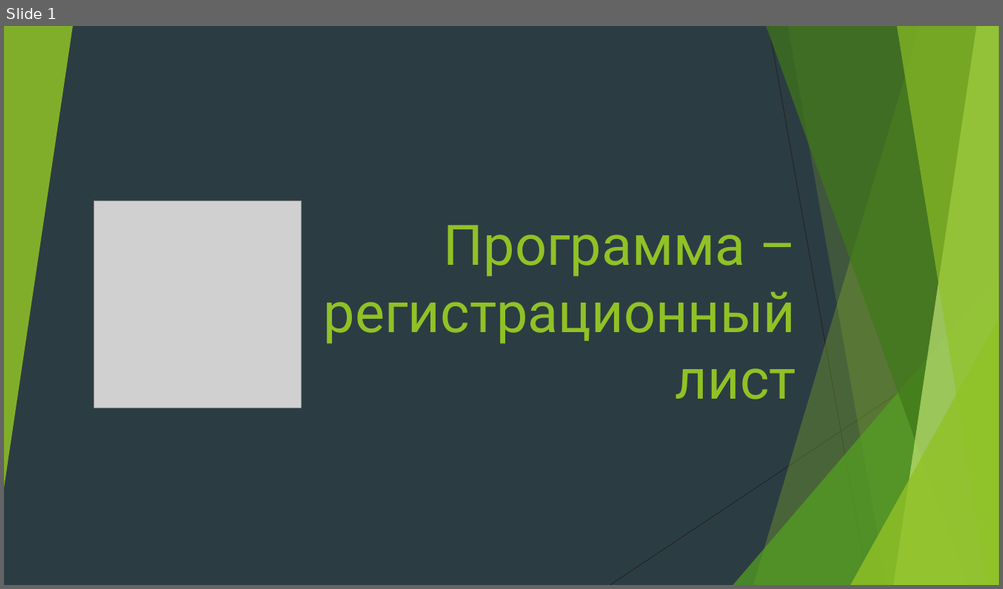
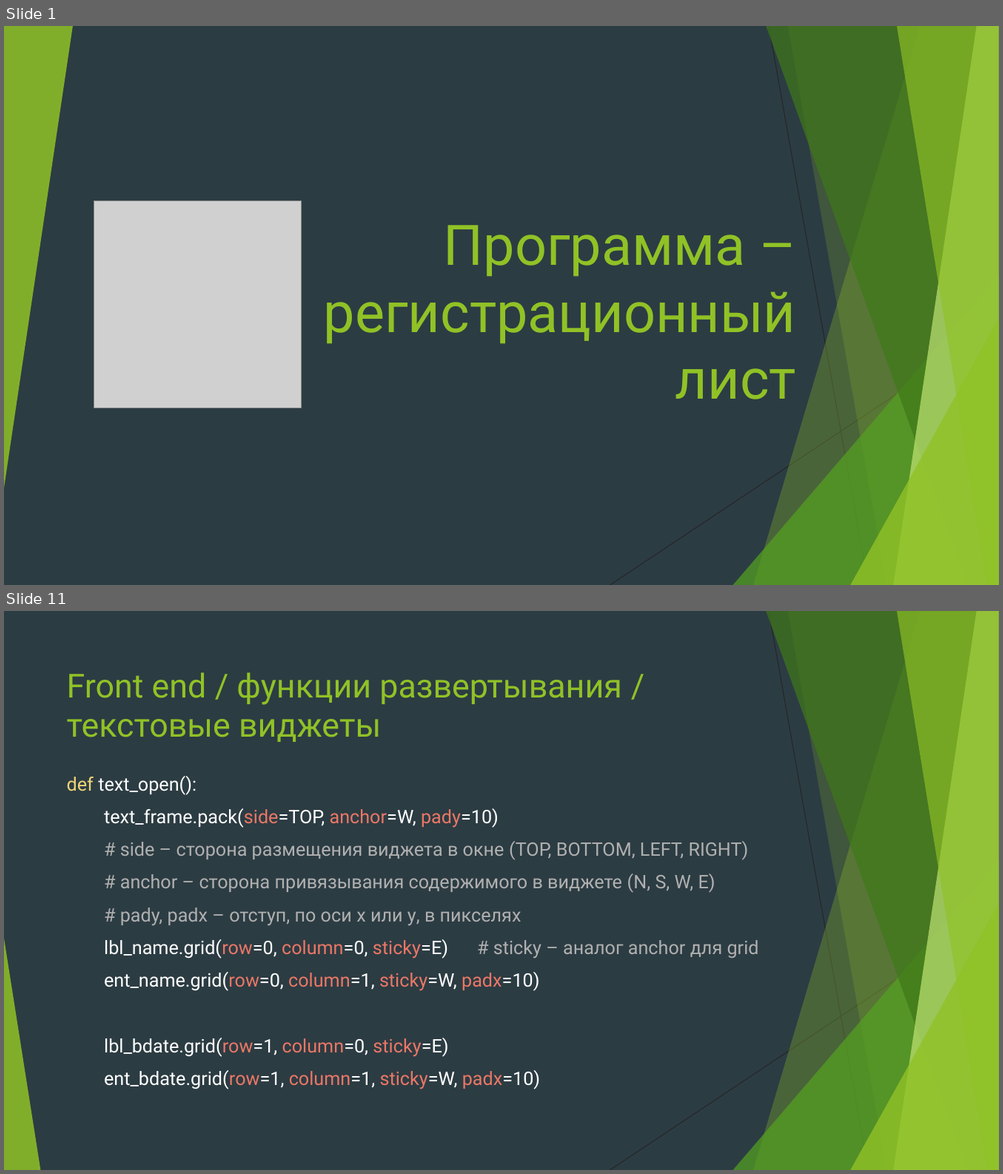
Before and after one commit to Yegor9151/for_corund, a slide deck: course_project_for_korund/ver 1.1/уроки/урок 6.pptx. Shown one above the other, each under a label of ours: slide 1 before the commit, slides 1 and 11 after it; the slides between them are not shown. The pictures are 1003x589 and 1003x1174 pixels, drawn with LibreOffice and Linux fonts; fonts in the diff are those of the drawing; grey boxes stand for pictures. Boxes give left, top, right and bottom in pixels: in the first picture for what was removed or moved away, otherwise in the second. Text is boxed around its words. In the diff, an @@ line names an element or a change of style, - is before the commit and + after.

```diff
--- a/course_project_for_korund/ver 1.1/уроки/урок 6.pptx
+++ b/course_project_for_korund/ver 1.1/уроки/урок 6.pptx
@@ slide 11 added at <box>4,611,999,1170</box>, background #2C3C43; not listed: 9 template elements that a slide beside it also shows @@
@@ title added at <box>67,672,622,742</box>, 32 pt, text #90C226 @@
+Front end / функции развертывания /
+текстовые виджеты
@@ text added at <box>67,776,759,1090</box>, 18 pt, text #B0B0B0 @@
+def text_open():
+text_frame.pack(side=TOP, anchor=W, pady=10)
+# side – сторона размещения виджета в окне (TOP, BOTTOM, LEFT, RIGHT)
+# anchor – сторона привязывания содержимого в виджете (N, S, W, E)
+# pady, padx – отступ, по оси x или y, в пикселях
+lbl_name.grid(row=0, column=0, sticky=E) # sticky – аналог anchor для grid
+ent_name.grid(row=0, column=1, sticky=W, padx=10)
+lbl_bdate.grid(row=1, column=0, sticky=E)
+ent_bdate.grid(row=1, column=1, sticky=W, padx=10)
@@ triangle added at <box>4,939,40,1170</box>, fill #90C226 at 85% opacity @@
```
Also in this commit, not shown: 5 slides changed, 17 other slides added.
